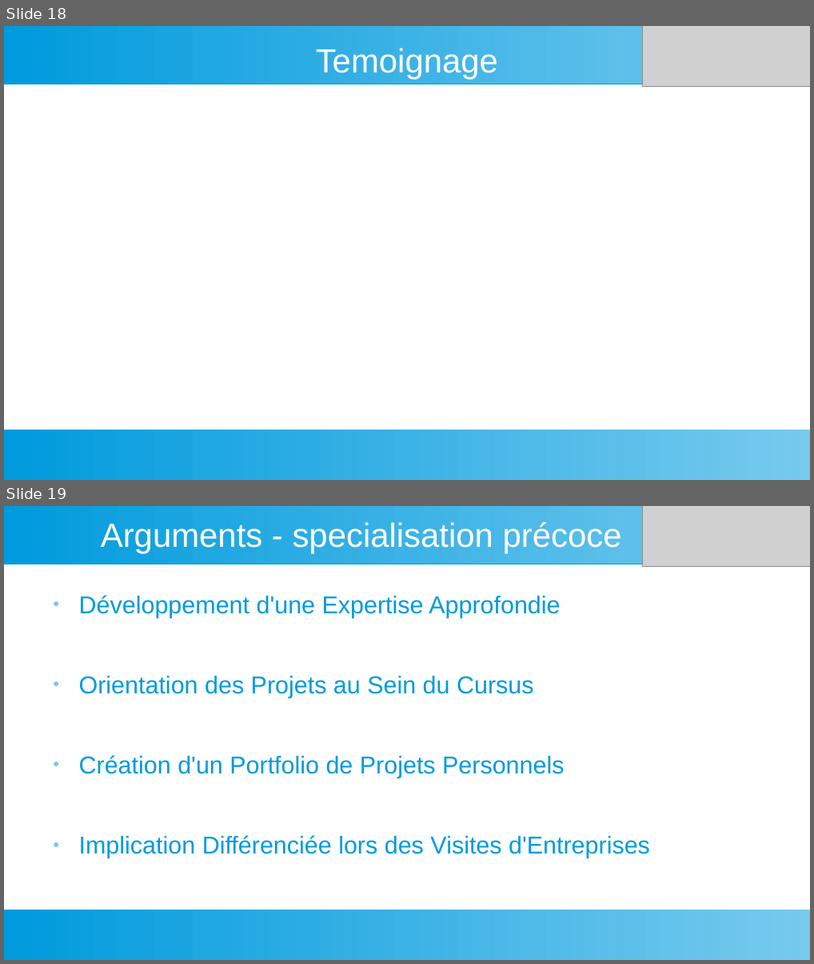
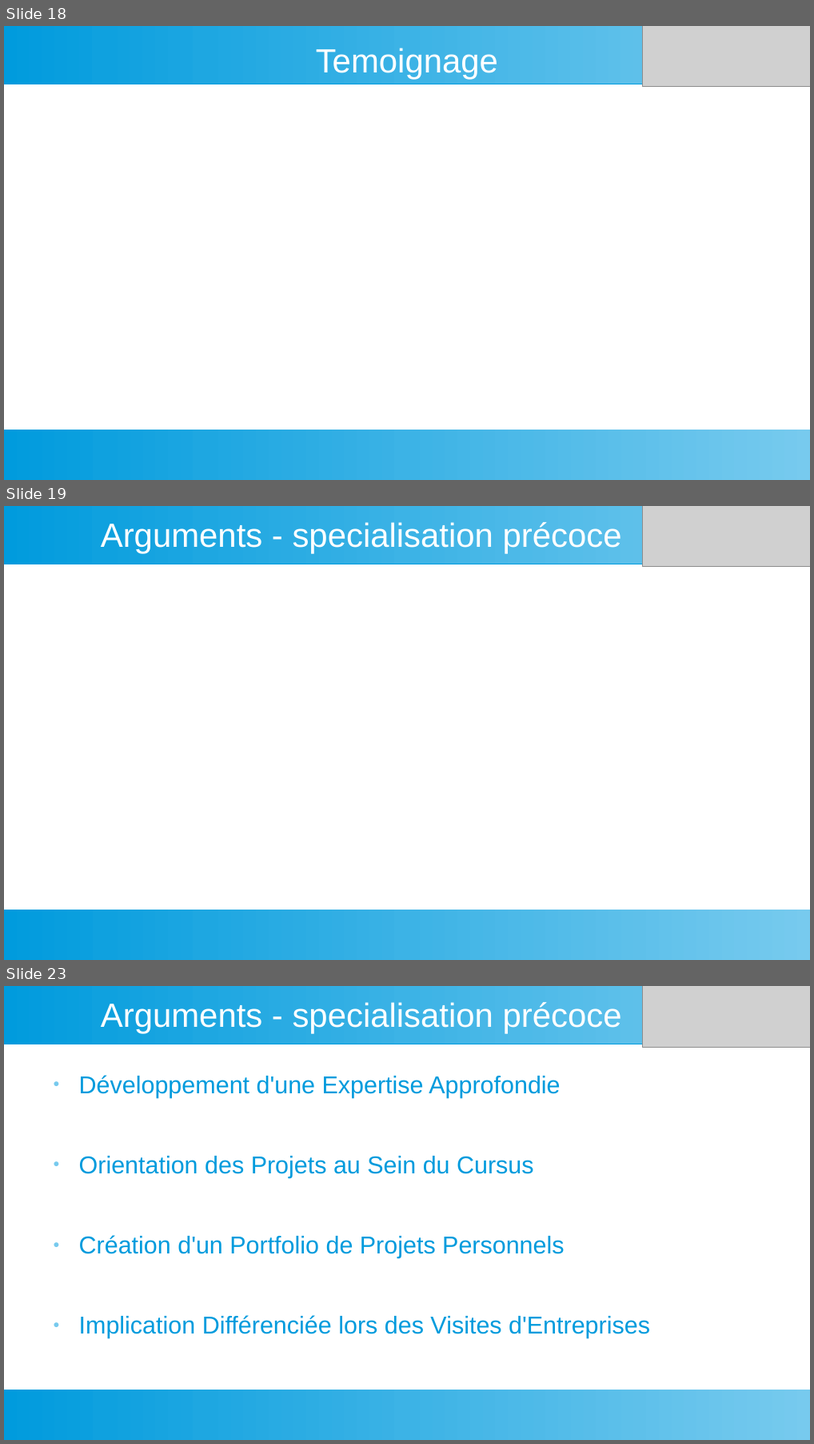
Before and after one commit to dansylvain/market_study_pres00, a slide deck: presentation specialisation pro.odp. Shown one above the other, each under a label of ours: slides 18 and 19 before the commit, slides 18, 19 and 23 after it; the slides between them are not shown. The pictures are 814x964 and 814x1444 pixels, drawn with LibreOffice and Linux fonts; fonts in the diff are those of the drawing; grey boxes stand for pictures. Boxes give left, top, right and bottom in pixels: in the first picture for what was removed or moved away, otherwise in the second. Text is boxed around its words. In the diff, an @@ line names an element or a change of style, - is before the commit and + after.

```diff
--- a/presentation specialisation pro.odp
+++ b/presentation specialisation pro.odp
@@ slide 19 added at (4,506,810,960), background #FFFFFF; not listed: 2 template elements that a slide beside it also shows @@
@@ title added at (101,522,622,554), 33 pt, text #FFFFFF @@
+Arguments - specialisation précoce
@@ picture added at (643,506,810,567) @@
@@ what was slide 19 is now slide 23 @@
```
Also in this commit, not shown: 8 other slides added, 1 other file.
